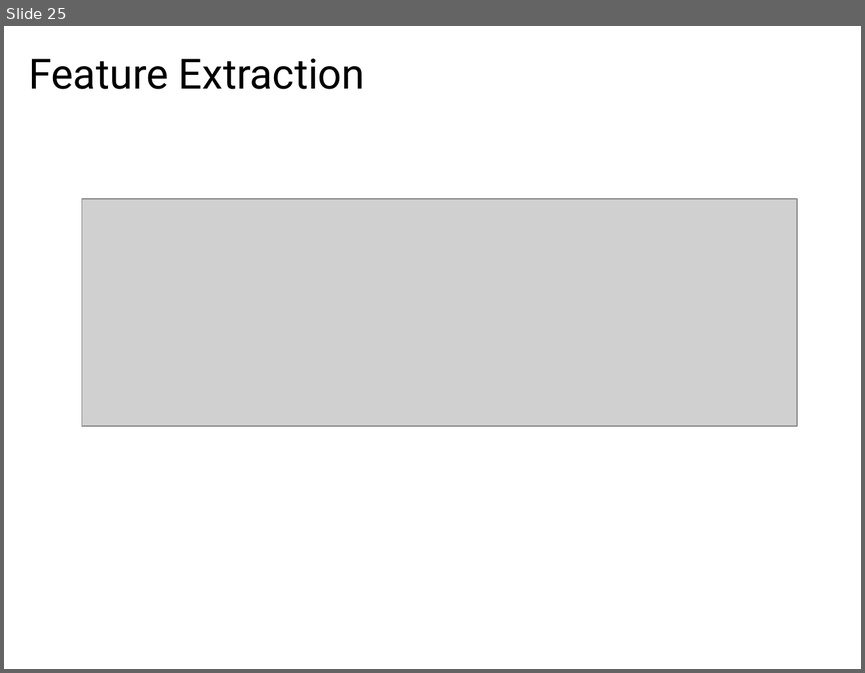
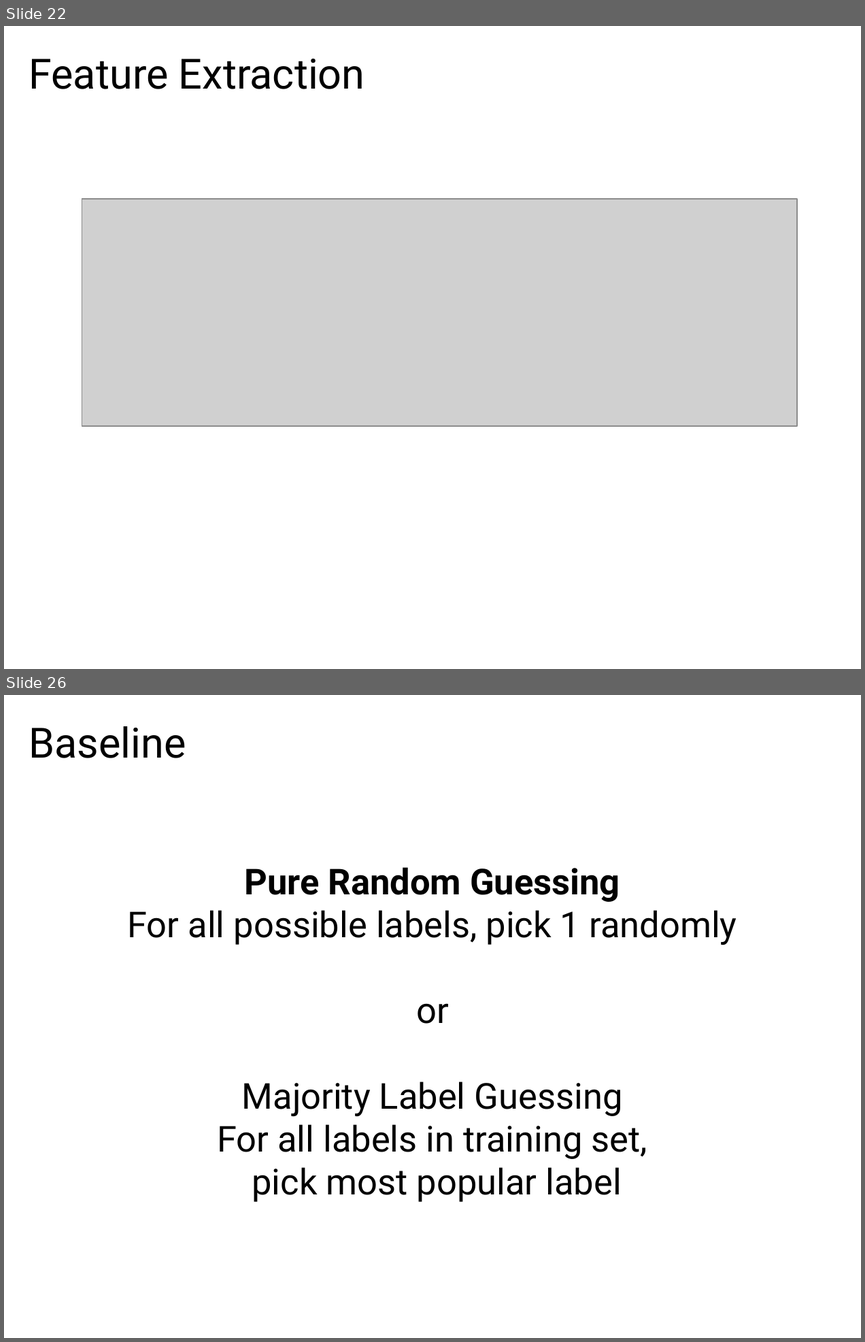
Before and after one commit to willpots/thesis, a slide deck: presentation/final_presentation.pptx. Shown one above the other, each under a label of ours: slide 25 before the commit, slides 22 and 26 after it; the slides between them are not shown. The pictures are 865x673 and 865x1342 pixels, drawn with LibreOffice and Linux fonts; fonts in the diff are those of the drawing; grey boxes stand for pictures. Boxes give left, top, right and bottom in pixels: in the first picture for what was removed or moved away, otherwise in the second. Text is boxed around its words. In the diff, an @@ line names an element or a change of style, - is before the commit and + after.

```diff
--- a/presentation/final_presentation.pptx
+++ b/presentation/final_presentation.pptx
@@ slide 26 added at [4, 695, 861, 1338], background #FFFFFF @@
@@ title added at [28, 726, 186, 758], 35 pt, text #000000 @@
+Baseline
@@ text added at [128, 867, 736, 1202], 30 pt, text #000000 @@
+Pure Random Guessing
+For all possible labels, pick 1 randomly
+or
+Majority Label Guessing
+For all labels in training set,
+pick most popular label
@@ what was slide 25 is now slide 22 @@
```
Also in this commit, not shown: 2 slides changed, 14 other slides added, 8 slides removed, 6 other files.
